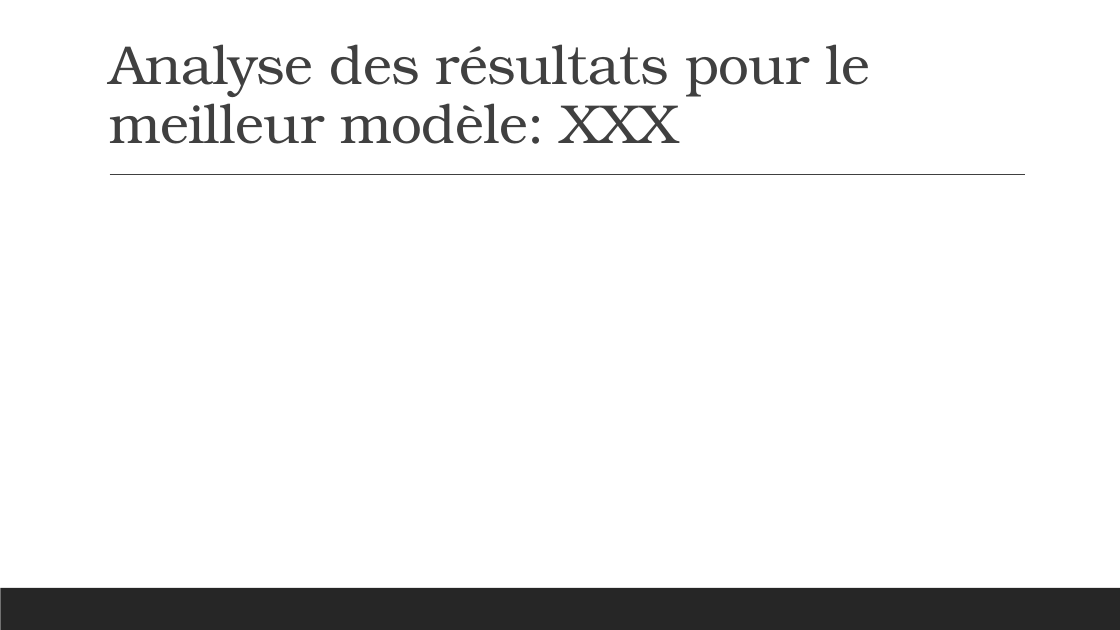
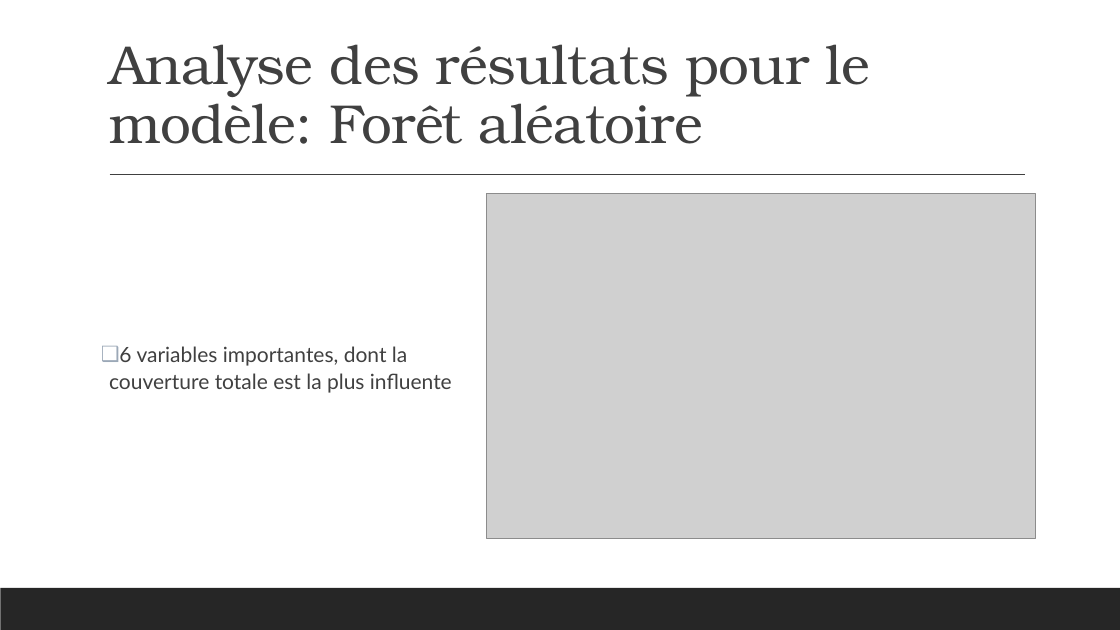
Before and after one commit to Dan-UL/PasDePlaziat, a slide deck: slide 25 of Final/Presentation_Equipe9.pptx. Drawn at 1120x630 pixels with LibreOffice and Linux fonts; fonts in the diff are those of the drawing; grey boxes stand for pictures. Boxes give left, top, right and bottom in pixels: in the first picture for what was removed or moved away, otherwise in the second. Text is boxed around its words. In the diff, an @@ line names an element or a change of style, - is before the commit and + after.

Commit message:
ppt

```diff
--- a/Final/Presentation_Equipe9.pptx
+++ b/Final/Presentation_Equipe9.pptx
@@ title at bbox=[109, 44, 870, 144]: text changed @@
-Analyse des résultats pour le meilleur modèle: XXX
+Analyse des résultats pour le modèle: Forêt aléatoire
@@ picture added at bbox=[486, 194, 1035, 539] @@
@@ text added at bbox=[109, 346, 452, 393], 18 pt, text #404040 @@
+❑ 6 variables importantes, dont la couverture totale est la plus influente
```
Also in this commit, not shown: 7 other slides changed, 5 slides added, 1 slide removed.
